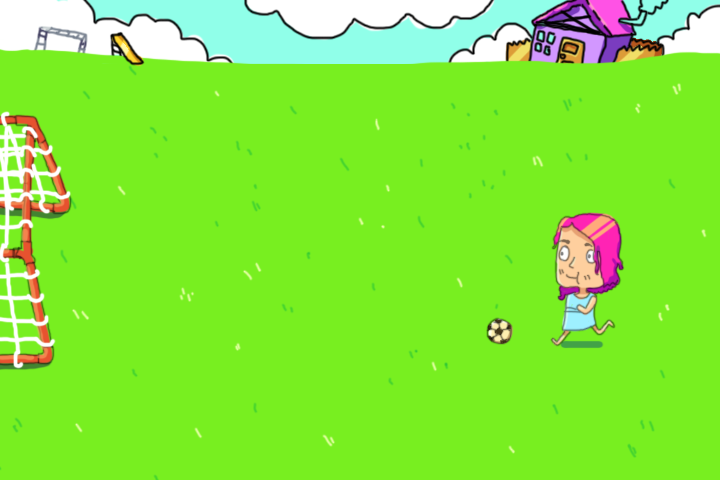
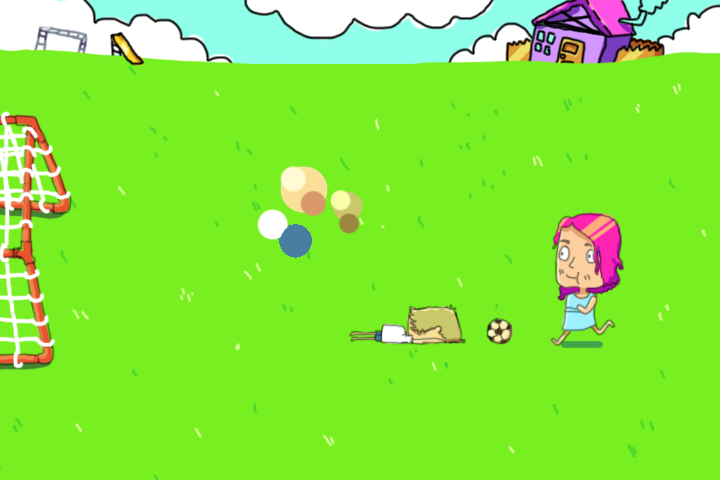
Layer changes from the first (720, 480) image to the second:
added layer "fell" in group "diego" over <box>348,303,467,346</box>
added layer "Layer 12" in group "diego" over <box>350,305,464,345</box>
added layer "colors" in group "diego" over <box>256,165,363,258</box>
